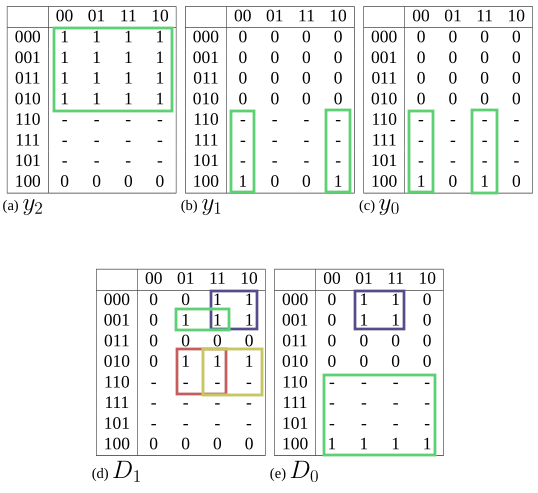
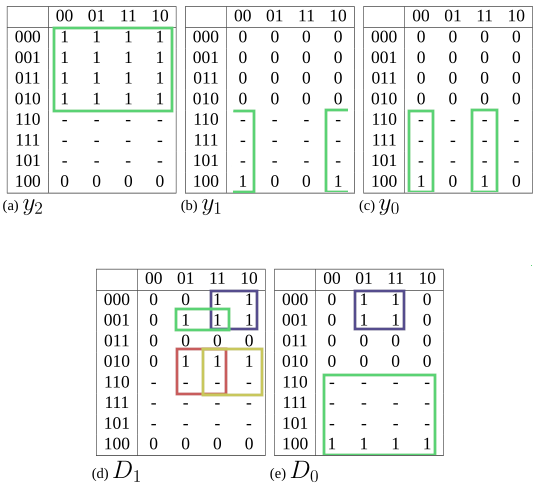
Two versions of the same layered image (538x493). Layer-by-layer changes:
painted on "karn-tables.png" over [185, 108, 532, 457]
